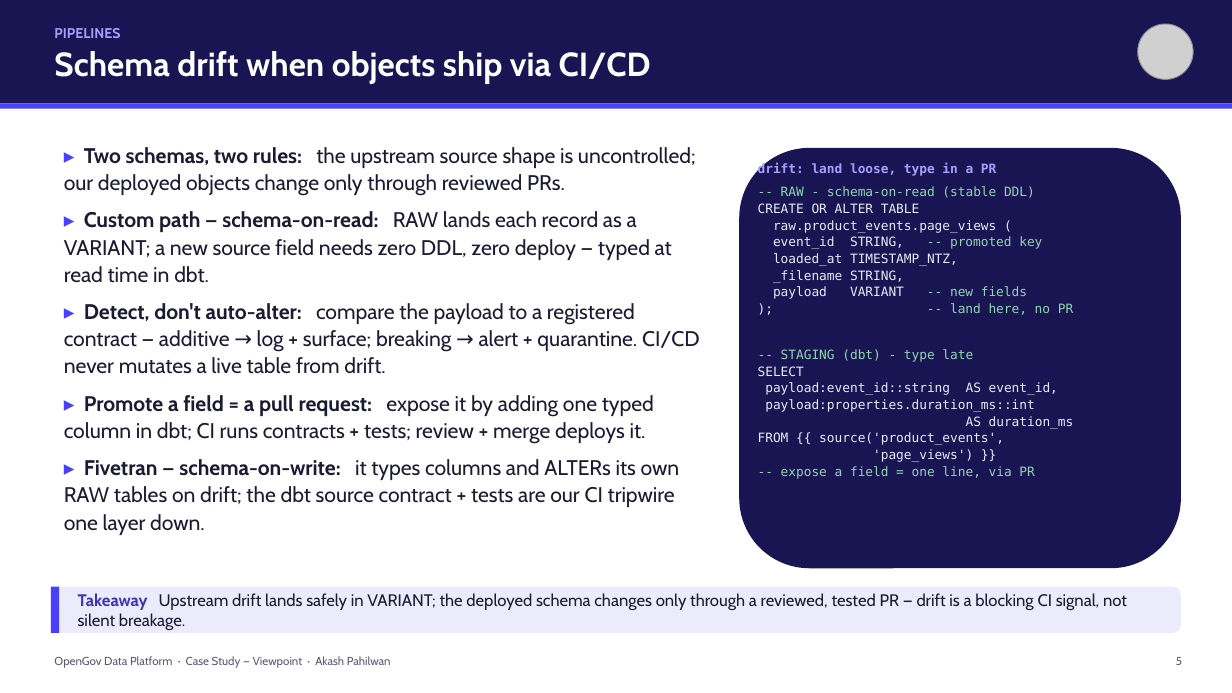
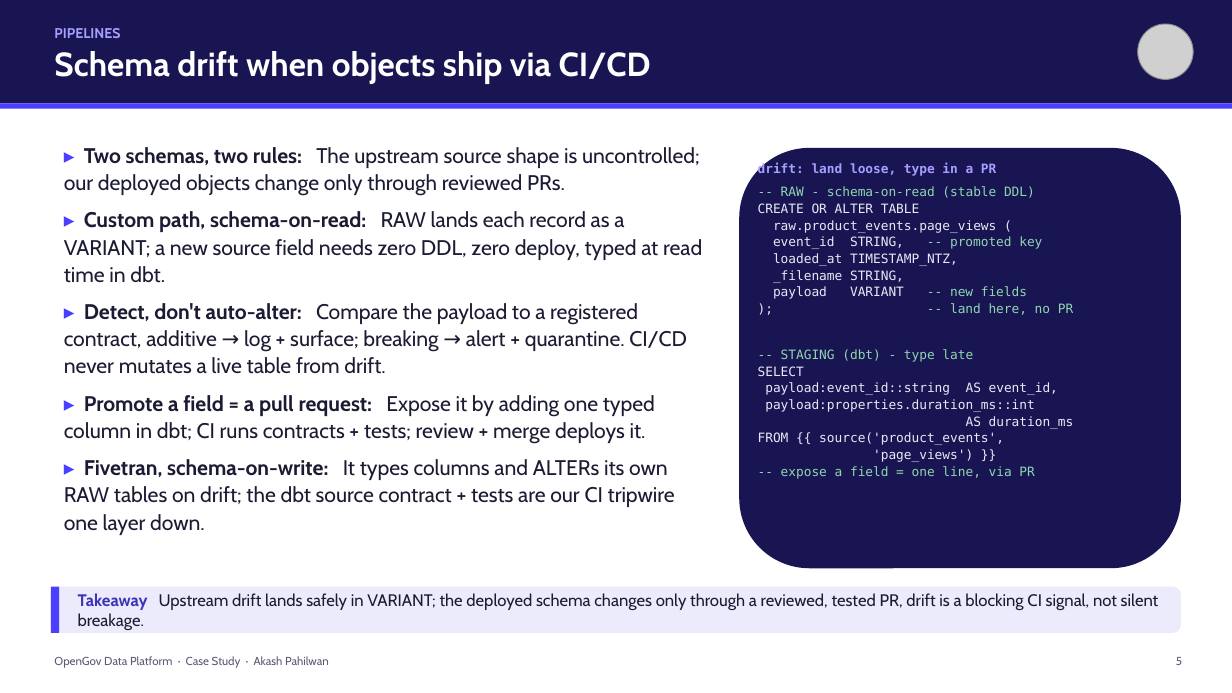
Before and after one commit to akashpahilwan/OpenGovPOC, a slide deck: slide 5 of presentation/OpenGov_Data_Platform_CaseStudy.pptx. Drawn at 1232x693 pixels with LibreOffice and Linux fonts; fonts in the diff are those of the drawing; grey boxes stand for pictures. Boxes give left, top, right and bottom in pixels: in the first picture for what was removed or moved away, otherwise in the second. Text is boxed around its words. In the diff, an @@ line names an element or a change of style, - is before the commit and + after.

```diff
--- a/presentation/OpenGov_Data_Platform_CaseStudy.pptx
+++ b/presentation/OpenGov_Data_Platform_CaseStudy.pptx
@@ text at box(64, 147, 702, 535): text changed @@
-▸ Two schemas, two rules: the upstream source shape is uncontrolled; our deployed objects change only through reviewed PRs.
-▸ Custom path — schema-on-read: RAW lands each record as a VARIANT; a new source field needs zero DDL, zero deploy — typed at read time in dbt.
-▸ Detect, don't auto-alter: compare the payload to a registered contract — additive → log + surface; breaking → alert + quarantine. CI/CD never mutates a live table from drift.
-▸ Promote a field = a pull request: expose it by adding one typed column in dbt; CI runs contracts + tests; review + merge deploys it.
-▸ Fivetran — schema-on-write: it types columns and ALTERs its own RAW tables on drift; the dbt source contract + tests are our CI tripwire one layer down.
+▸ Two schemas, two rules: The upstream source shape is uncontrolled; our deployed objects change only through reviewed PRs.
+▸ Custom path, schema-on-read: RAW lands each record as a VARIANT; a new source field needs zero DDL, zero deploy, typed at read time in dbt.
+▸ Detect, don't auto-alter: Compare the payload to a registered contract, additive → log + surface; breaking → alert + quarantine. CI/CD never mutates a live table from drift.
+▸ Promote a field = a pull request: Expose it by adding one typed column in dbt; CI runs contracts + tests; review + merge deploys it.
+▸ Fivetran, schema-on-write: It types columns and ALTERs its own RAW tables on drift; the dbt source contract + tests are our CI tripwire one layer down.
@@ text at box(78, 593, 1159, 630): text changed @@
-Takeaway Upstream drift lands safely in VARIANT; the deployed schema changes only through a reviewed, tested PR — drift is a blocking CI signal, not silent breakage.
+Takeaway Upstream drift lands safely in VARIANT; the deployed schema changes only through a reviewed, tested PR, drift is a blocking CI signal, not silent breakage.
@@ text at box(54, 656, 329, 668): text changed @@
-OpenGov Data Platform · Case Study — Viewpoint · Akash Pahilwan
+OpenGov Data Platform · Case Study · Akash Pahilwan
```
Also in this commit, not shown: 27 other slides changed, 1 other file.
